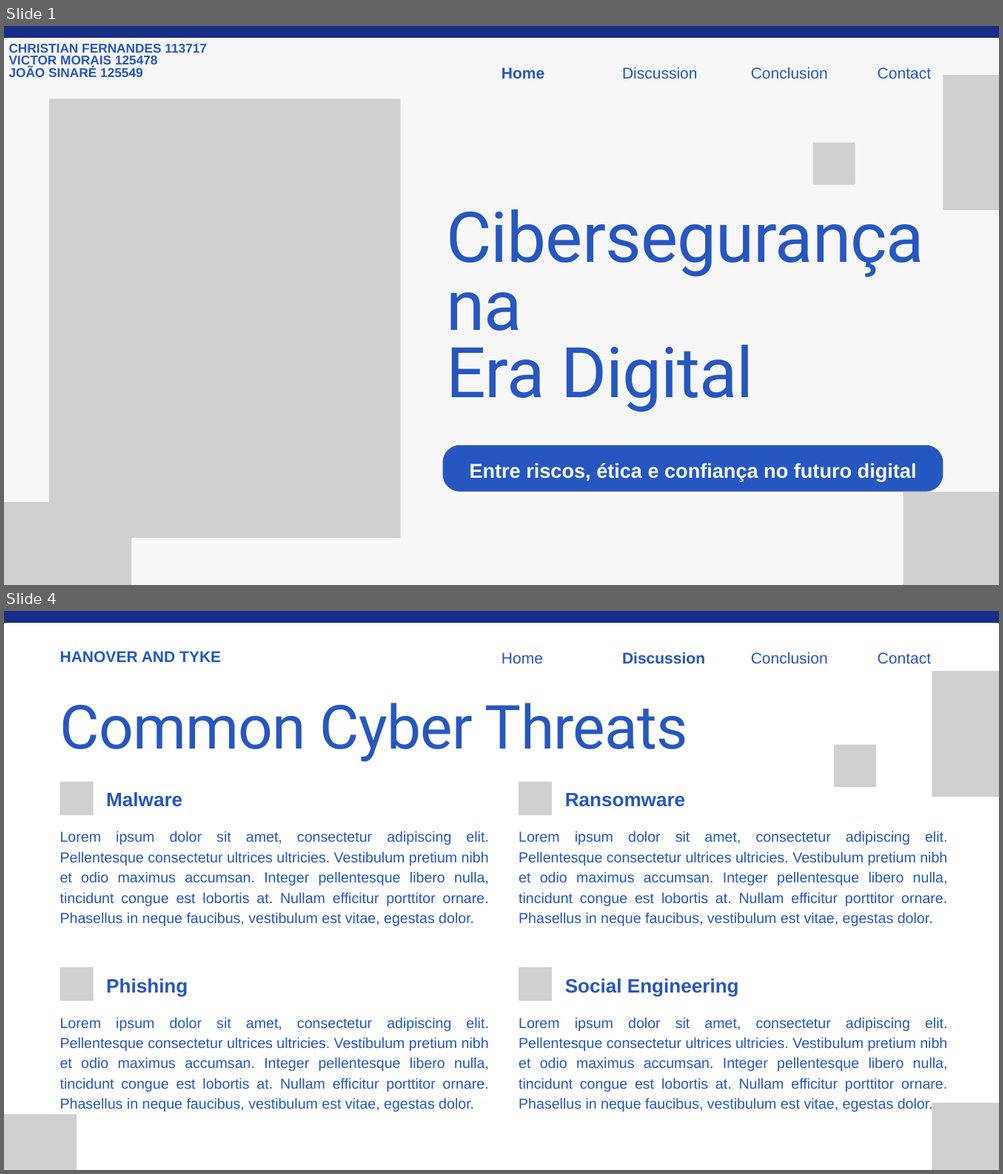
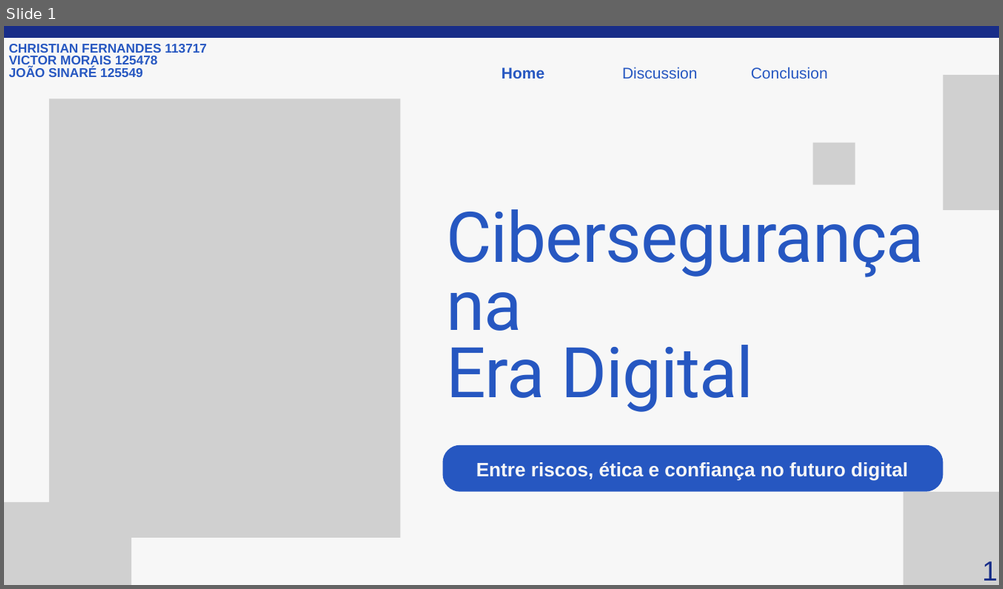
Before and after one commit to V1CT0R-06/ECT_2ano, a slide deck: TCA/Blue and White Illustrative Cyber Security Presentation.pptx. Shown one above the other, each under a label of ours: slides 1 and 4 before the commit, slide 1 after it; the slides between them are not shown. The pictures are 1003x1174 and 1003x589 pixels, drawn with LibreOffice and Linux fonts; fonts in the diff are those of the drawing; grey boxes stand for pictures. Boxes give left, top, right and bottom in pixels: in the first picture for what was removed or moved away, otherwise in the second. Text is boxed around its words. In the diff, an @@ line names an element or a change of style, - is before the commit and + after.

```diff
--- a/TCA/Blue and White Illustrative Cyber Security Presentation.pptx
+++ b/TCA/Blue and White Illustrative Cyber Security Presentation.pptx
@@ slide 4 removed at box(4, 611, 999, 1170), background #FFFFFF @@
@@ freeform shape removed at box(4, 611, 999, 622) @@
@@ text removed at box(60, 651, 221, 662) @@
-HANOVER AND TYKE
@@ text removed at box(501, 652, 543, 664) @@
-Home
@@ text removed at box(622, 652, 705, 664) @@
-Discussion
@@ text removed at box(751, 652, 828, 664) @@
-Conclusion
@@ text removed at box(877, 652, 930, 664) @@
-Contact
@@ picture removed at box(931, 671, 999, 797) @@
@@ text removed at box(60, 703, 688, 762) @@
-Common Cyber Threats
@@ picture removed at box(834, 745, 876, 787) @@
@@ picture removed at box(60, 781, 93, 815) @@
@@ picture removed at box(518, 781, 552, 815) @@
@@ text removed at box(106, 792, 182, 807) @@
-Malware
@@ text removed at box(565, 793, 685, 807) @@
-Ransomware
@@ text removed at box(60, 831, 489, 926) @@
-Lorem ipsum dolor sit amet, consectetur adipiscing elit. Pellentesque consectetur ultrices ultricies. Vestibulum pretium nibh et odio maximus accumsan. Integer pellentesque libero nulla, tincidunt congue est lobortis at. Nullam efficitur porttitor ornare. Phasellus in neque faucibus, vestibulum est vitae, egestas dolor.
@@ text removed at box(518, 831, 948, 926) @@
-Lorem ipsum dolor sit amet, consectetur adipiscing elit. Pellentesque consectetur ultrices ultricies. Vestibulum pretium nibh et odio maximus accumsan. Integer pellentesque libero nulla, tincidunt congue est lobortis at. Nullam efficitur porttitor ornare. Phasellus in neque faucibus, vestibulum est vitae, egestas dolor.
@@ picture removed at box(60, 968, 93, 1002) @@
@@ text removed at box(106, 979, 188, 997) @@
-Phishing
@@ picture removed at box(518, 968, 552, 1002) @@
@@ text removed at box(565, 979, 739, 997) @@
-Social Engineering
@@ text removed at box(60, 1017, 489, 1112) @@
-Lorem ipsum dolor sit amet, consectetur adipiscing elit. Pellentesque consectetur ultrices ultricies. Vestibulum pretium nibh et odio maximus accumsan. Integer pellentesque libero nulla, tincidunt congue est lobortis at. Nullam efficitur porttitor ornare. Phasellus in neque faucibus, vestibulum est vitae, egestas dolor.
@@ text removed at box(518, 1017, 948, 1113) @@
-Lorem ipsum dolor sit amet, consectetur adipiscing elit. Pellentesque consectetur ultrices ultricies. Vestibulum pretium nibh et odio maximus accumsan. Integer pellentesque libero nulla, tincidunt congue est lobortis at. Nullam efficitur porttitor ornare. Phasellus in neque faucibus, vestibulum est vitae, egestas dolor.
@@ picture removed at box(4, 1114, 77, 1170) @@
@@ picture removed at box(931, 1103, 999, 1170) @@
@@ slide 1 changed as well @@
@@ text removed at box(877, 67, 930, 79) @@
-Contact
@@ text "Entre riscos, ética e confiança ..." at box(476, 462, 908, 480): size 29 to 28 pt; line spacing 40.6pt to 39.2pt @@
@@ text added at box(982, 562, 997, 581), 40 pt, text #182D88 @@
+1
```
Also in this commit, not shown: 9 slides added, 13 other slides removed, 10 other files.
